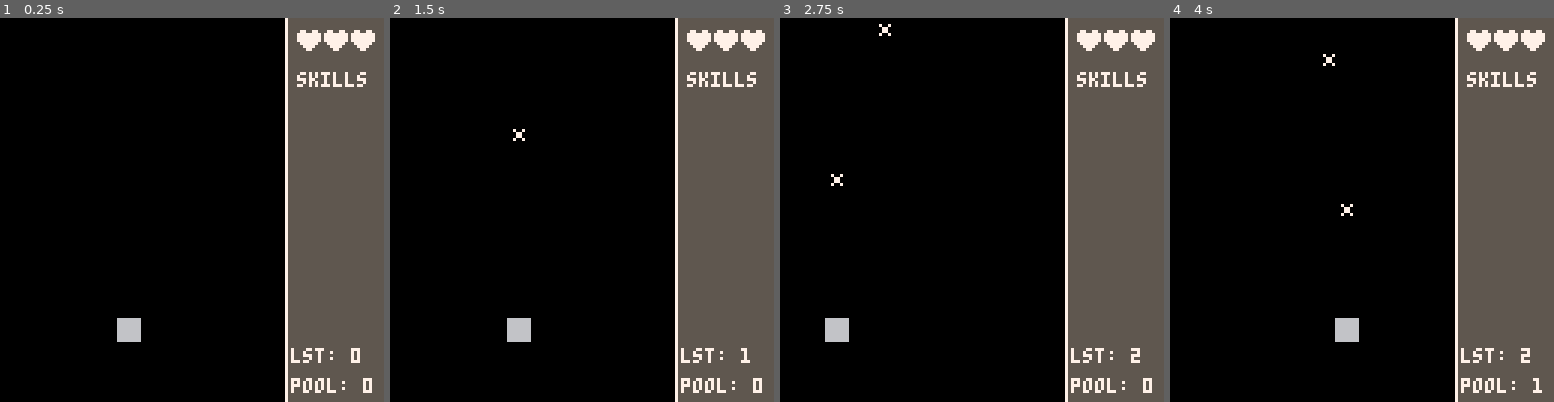
Above: before the commit, frames 1-4 (left to right).
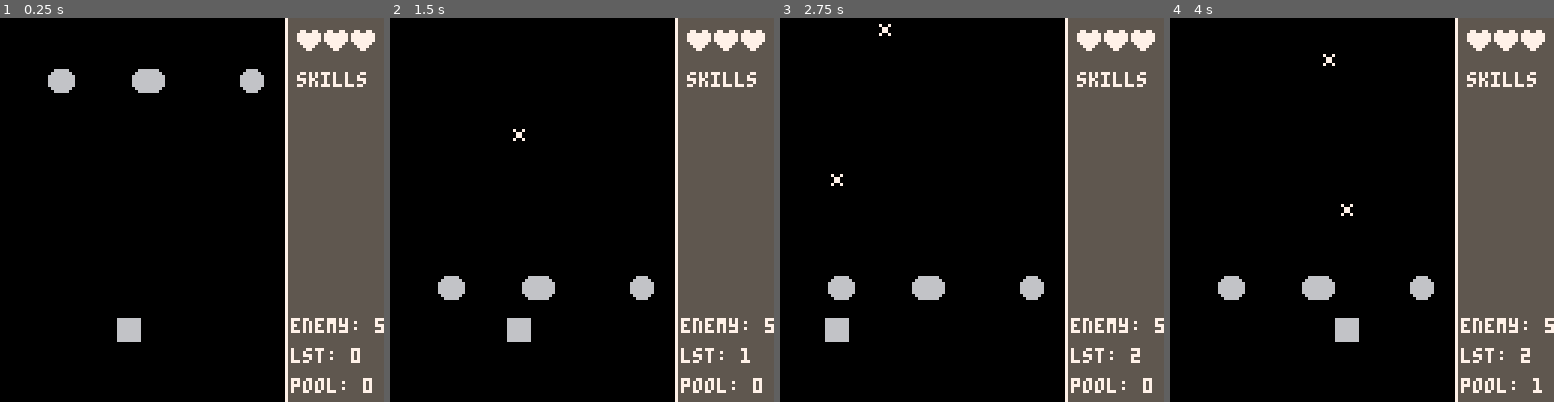
Above: after the commit, the same moments.

Repository: ydrubs/GCCC_GameJam
Game: PICO-8 cartridge nguyen_game/element_wizard.p8
Same seed, same stepped clock (60 frames per second), same inputs: the game is played once before the commit and once after it.
Inputs:
- Up to frame 1 (0.25 s): no input
- Up to frame 2 (1.5 s): tap X (X key) at 1.07 s
- Up to frame 3 (2.75 s): hold Left 1.97-2.37 s; tap X (X key) at 2.07, 2.4, 2.73 s
- Up to frame 4 (4 s): hold Right 2.87-3.53 s; tap X (X key) at 3.07, 3.4, 3.73 s

The runs differ from the first frame. In frame 1, 1.6% of the frame differs, in the area x 12-100%, y 13-83%; in frame 2, 1.6%; in frame 3, 1.6%; in frame 4, 1.6%.

Commit message:
add enemy and enemy_controller

Diff:
--- a/nguyen_game/core/game_manager.lua
+++ b/nguyen_game/core/game_manager.lua
@@ -3,7 +3,8 @@
 
     projectiles = {},
     projectiles_pool = {},
-    id = 1,
+
+    enemy_controller = nil,
 }
 
 function Game_Manager:new(o)
@@ -18,40 +19,47 @@
     self.player = Player:new{x = 47-8, y = 100}
     self.projectiles = {}
     self.projectiles_pool = {}
+
+    -- Try to take each controller and put them in the game manager
+    -- Try projectile_controller later
+    self.enemy_controller = Enemy_Controller:new()
+    self.enemy_controller:init()
 end
 
 function Game_Manager:update()
+    self.enemy_controller:update()
+
     -- Get input from the player
     if btn(0) then self.player:move(-1) end -- Left
     if btn(1) then self.player:move(1) end -- Right
 
-    while #self.projectiles > 0 and self.projectiles[1].disable == true do
-        local projectile = dequeue(self.projectiles)
-        enqueue(self.projectiles_pool, projectile)
-        Log("Pool projectile: " .. projectile.id)
-    end
+    -- Add projectile to the pool if it is disabled
+    self:add_projectile_to_pool(self.projectiles, self.projectiles_pool)
 
+    -- Check if the player is pressing the shoot button (X)
     if btnp(5) then
+        -- Check if the player has any projectiles in the pool
+        -- If not, create a new projectile
         if #self.projectiles_pool == 0 then
             local projectile = Projectile:new{x = self.player.x, y = self.player.y}
-            projectile:set_id(self.id) -- Set the id of the projectile
             enqueue(self.projectiles, projectile)
-            self.id += 1
+
+        -- If there are projectile in the pool, reuse this from taking from pool
         else
             local projectile = dequeue(self.projectiles_pool)
             projectile:set_position(self.player.x, self.player.y)
             self.projectiles[#self.projectiles + 1] = projectile
             projectile:set_active() -- Set the projectile to active
         end
-
-        Log("Create projectile: " .. self.projectiles[#self.projectiles].id)
     end
 
+    --Update the projectile
     for i = 1, #self.projectiles do
         self.projectiles[i]:update()
+
+        -- Check if the projectile is going out the screen
         if self.projectiles[i]:check_out_of_bounds() then
             self.projectiles[i]:set_disable()
-            Log("Mark disable: " .. self.projectiles[i].id)
         end
     end
 
@@ -59,6 +67,7 @@
 end
 
 function Game_Manager:draw()
+    self.enemy_controller:draw()
     self.player:draw()
 
     for i = 1, #self.projectiles do
@@ -67,10 +76,12 @@
 
     print("lst: " .. #self.projectiles, 97, 110)
     print("pool: " .. #self.projectiles_pool, 97, 120)
+    print("enemy: " .. #self.enemy_controller.enemies, 97, 100)
 end
 
-function Game_Manager:remove_item_from_pool()
-    local item = self.projectiles_pool[#self.projectiles_pool]
-    self.projectiles_pool[#self.projectiles_pool] = nil -- Remove the last item from the pool
-    return item
+function Game_Manager:add_projectile_to_pool(lst, pool)
+    while #lst > 0 and lst[1].disable == true do
+        local projectile = dequeue(lst)
+        enqueue(pool, projectile)
+    end
 end
--- a/nguyen_game/element_wizard.p8
+++ b/nguyen_game/element_wizard.p8
@@ -18,18 +18,19 @@
 -- projectile
 #include projectile/projectile.lua
 -- enemy
-
+#include enemy/enemy.lua
+#include enemy/enemy_controller.lua
 -- utils
 #include utils/utils.lua
 #include utils/debug.lua
 __gfx__
-00000000666666660000000000000000000000000000000000000000000000000000000007700770077007700066660000000000000000000000000000000000
-00000000666666660000000000000000000000000000000000000000000000000000000077777777700770070666600000000000000000000000000000000000
-00700700666666660000000000000000000000000000000000000000000000000000000077777777700000070667000000000000000000000000000000000000
-00077000666666660000000000000000000000000000000000000000000000000000000077777777700000070677660000000000000000000000000000000000
-00077000666666660000000000000000000000000000000000000000000000000000000007777770070000700077700000000000000000000000000000000000
-00700700666666660000000000000000000000000000000000000000000000000000000000777700007007000777000000000000000000000000000000000000
-00000000666666660000000000000000000000000000000000000000000000000000000000077000000770000770000000000000000000000000000000000000
-00000000666666660000000000000000000000000000000000000000000000000000000000000000000000000700000000000000000000000000000000000000
+00000000666666660066660000000000000000000000000000000000000000000000000007700770077007700066660000000000000000000000000000000000
+00000000666666660666666000000000000000000000000000000000000000000000000077777777700770070666600000000000000000000000000000000000
+00700700666666666666666600000000000000000000000000000000000000000000000077777777700000070667000000000000000000000000000000000000
+00077000666666666666666600000000000000000000000000000000000000000000000077777777700000070677660000000000000000000000000000000000
+00077000666666666666666600000000000000000000000000000000000000000000000007777770070000700077700000000000000000000000000000000000
+00700700666666666666666600000000000000000000000000000000000000000000000000777700007007000777000000000000000000000000000000000000
+00000000666666660666666000000000000000000000000000000000000000000000000000077000000770000770000000000000000000000000000000000000
+00000000666666660066660000000000000000000000000000000000000000000000000000000000000000000700000000000000000000000000000000000000
 
 
--- /dev/null
+++ b/nguyen_game/enemy/enemy.lua
@@ -0,0 +1,45 @@
+Enemy = {
+    x = 0,
+    y = 0,
+    speed = 2,
+}
+
+function Enemy:new(o)
+    o = o or {}
+    setmetatable(o, self)
+    self.__index = self
+
+    self:init(o.x, o.y) -- Initialize Enemy position
+
+    return o
+end
+
+function Enemy:init(x, y)
+    self.x = x
+    self.y = y
+end
+
+function Enemy:on_collision()
+
+end
+
+function Enemy:move()
+    self.y = self.y + self.speed
+    self:check_out_of_bounds() -- Check if out of bounds
+end
+
+
+function Enemy:draw()
+    spr(2, self.x, self.y)
+end
+
+function Enemy:check_out_of_bounds()
+    -- Check if the Enemy is out of bounds and reset position if necessary
+    if self.y < 0 then
+        self.y = 0
+    end
+
+    if self.y > 127 - 33 - 8 then
+        self.y = 127 - 33 - 8
+    end
+end
--- /dev/null
+++ b/nguyen_game/enemy/enemy_controller.lua
@@ -0,0 +1,38 @@
+Enemy_Controller = {
+    enemies = {},
+    enemies_pool = {},
+}
+
+function Enemy_Controller:new(o)
+    o = o or {}
+    setmetatable(o, self)
+    self.__index = self
+
+    return o
+end
+
+function Enemy_Controller:init()
+    self.enemies = {}
+    for i = 1, 5 do
+        local enemy = Enemy:new{x = rnd(127 - 33 - 8), y = 1}
+        Log("Enemy "..i.." created at position: ("..enemy.x..", "..enemy.y..")")
+        self.enemies[#self.enemies + 1] = enemy
+    end
+    self.enemies_pool = {}
+end
+
+function Enemy_Controller:update()
+    -- Update the enemies
+    for i = 1, #self.enemies do
+        self.enemies[i]:move()
+
+        self.enemies[i]:check_out_of_bounds()
+    end
+end
+
+function Enemy_Controller:draw()
+    -- Draw the enemies
+    for i = 1, #self.enemies do
+        self.enemies[i]:draw()
+    end
+end
--- a/nguyen_game/player/player.lua
+++ b/nguyen_game/player/player.lua
@@ -17,6 +17,10 @@
 function Player:init(x, y)
     self.x = x
     self.y = y
+end
+
+function Player:on_collision()
+
 end
 
 function Player:move(dir)
--- a/nguyen_game/projectile/projectile.lua
+++ b/nguyen_game/projectile/projectile.lua
@@ -1,5 +1,4 @@
 Projectile = {
-    id = 0,
     -- The projectile's position
     x = 64,
     y = 64,
@@ -33,10 +32,6 @@
     spr(self.image, self.x, self.y)
 end
 
-function Projectile:set_id(id)
-    self.id = id
-end
-
 function Projectile:set_position(x, y)
     self.x = x
     self.y = y
Not shown, changed: nguyen_game/debug.txt
